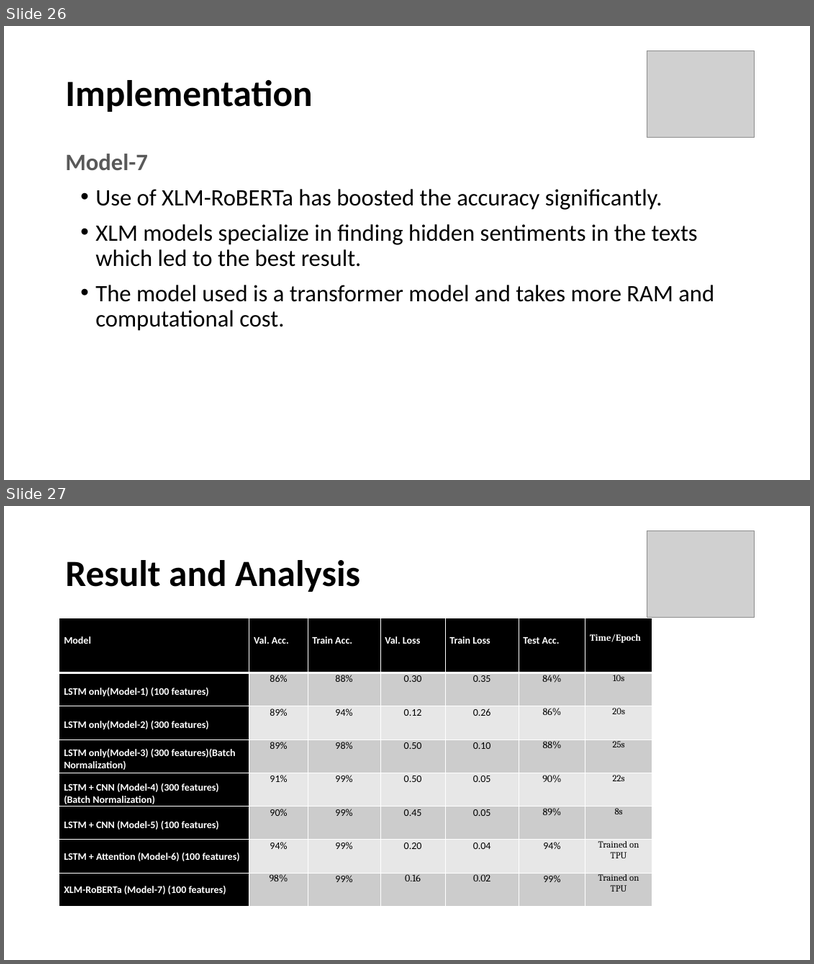
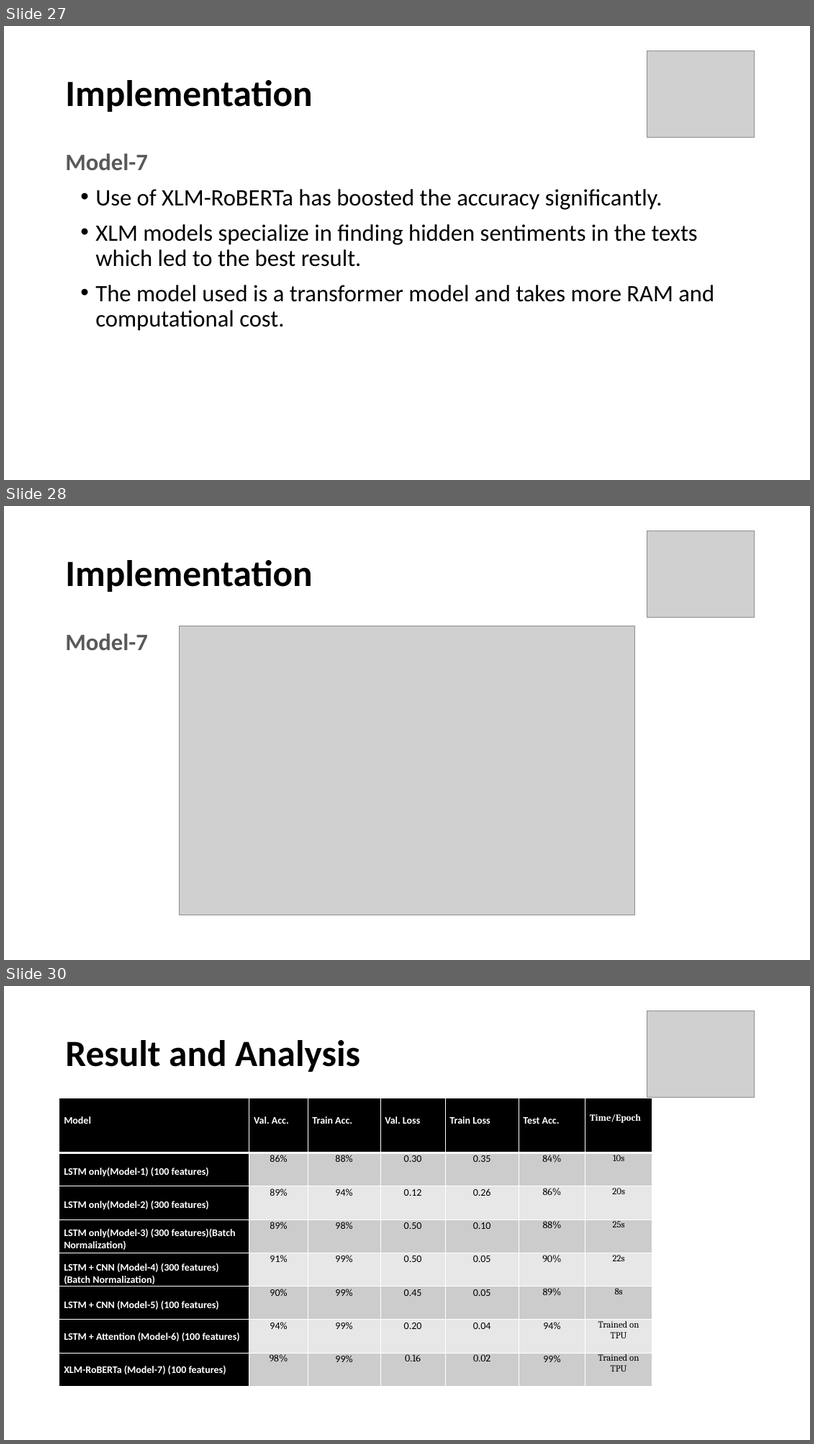
Before and after one commit to satya1013/Fake-News-1, a slide deck: Fake_News_New.pptx. Shown one above the other, each under a label of ours: slides 26 and 27 before the commit, slides 27, 28 and 30 after it; the slides between them are not shown. The pictures are 814x964 and 814x1444 pixels, drawn with LibreOffice and Linux fonts; fonts in the diff are those of the drawing; grey boxes stand for pictures. Boxes give left, top, right and bottom in pixels: in the first picture for what was removed or moved away, otherwise in the second. Text is boxed around its words. In the diff, an @@ line names an element or a change of style, - is before the commit and + after.

```diff
--- a/Fake_News_New.pptx
+++ b/Fake_News_New.pptx
@@ slide 28 added at (4,506,810,960), background #FFFFFF @@
@@ picture added at (648,530,756,618) @@
@@ title added at (65,560,312,592), 44 pt, text #000000, bold @@
+Implementation
@@ text added at (65,633,148,650), 28 pt, text #595959, bold @@
+Model-7
@@ picture added at (180,626,635,914) @@
@@ what was slide 26 is now slide 27 @@
@@ what was slide 27 is now slide 30 @@
```
Also in this commit, not shown: 11 slides changed, 3 other slides added, 1 slide removed, 11 other files.
